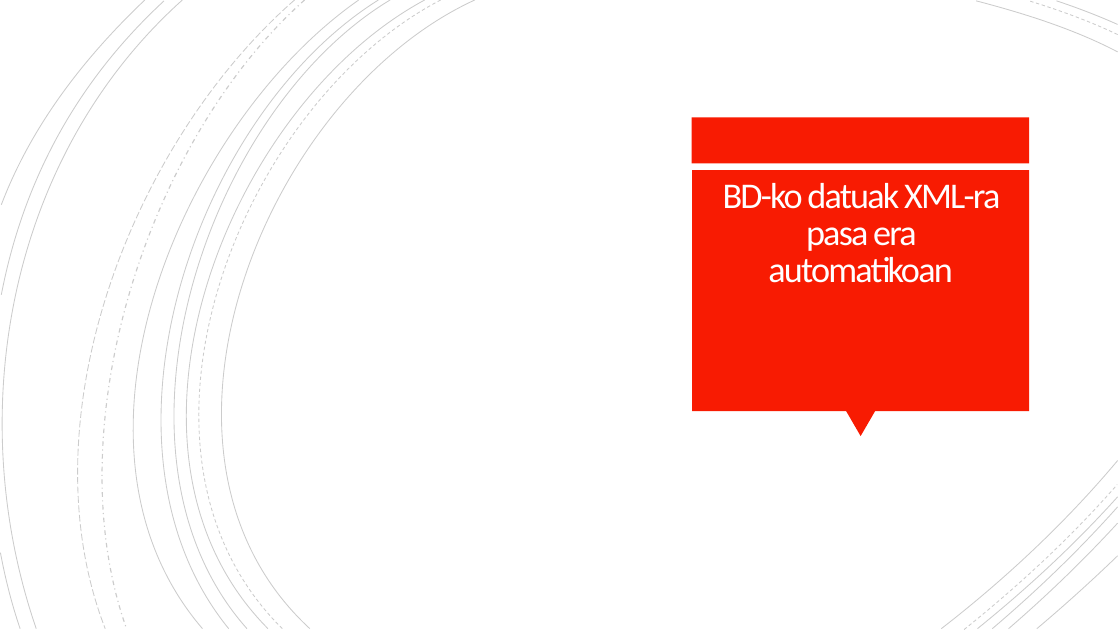
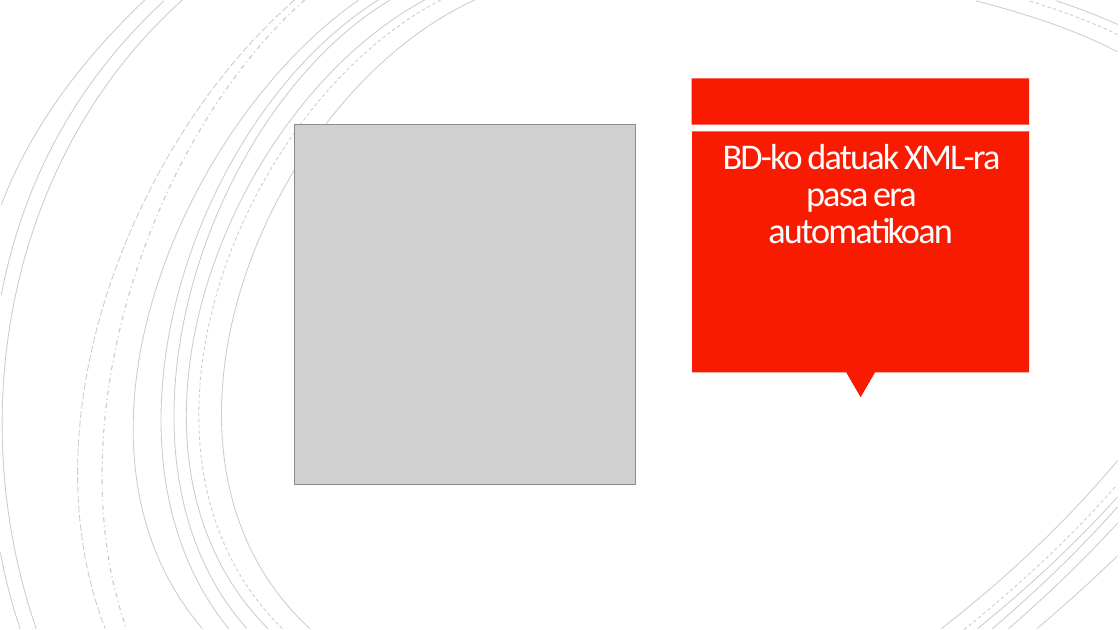
Before and after one commit to OceansForce/Erronka_5_Taldea, a slide deck: slide 13 of Aurkezpena/AurkezpenaTaldea5.pptx. Drawn at 1120x630 pixels with LibreOffice and Linux fonts; fonts in the diff are those of the drawing; grey boxes stand for pictures; background and template pictures are left out. Boxes give left, top, right and bottom in pixels: in the first picture for what was removed or moved away, otherwise in the second. Text is boxed around its words. In the diff, an @@ line names an element or a change of style, - is before the commit and + after.

```diff
--- a/Aurkezpena/AurkezpenaTaldea5.pptx
+++ b/Aurkezpena/AurkezpenaTaldea5.pptx
@@ picture added at (x1=295, y1=124, x2=635, y2=484) @@
@@ 2 rectangles, 1 title, 1 triangle moved together from (x1=691, y1=118, x2=1029, y2=436) to (x1=691, y1=78, x2=1029, y2=397) @@
```
Also in this commit, not shown: 4 other slides changed, 2 slides added, 1 slide removed, 4 other files.
